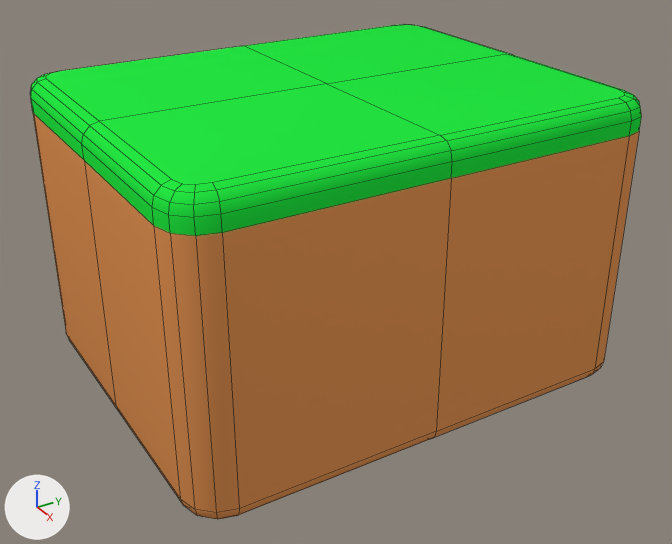
One commit to the Blender file Progetto Unity/FileBlender/TerrainBlock.blend: the scene before it, then after it.
One viewpoint serves both versions: a camera (50 mm lens) standing at (23.4, -15.9, 13.0) and looking at (-0.8, -1.1, -1.4). Arrows for +X, +Y and +Z are at lower left; the lights stay in place. Mesh edges are drawn as thin lines.
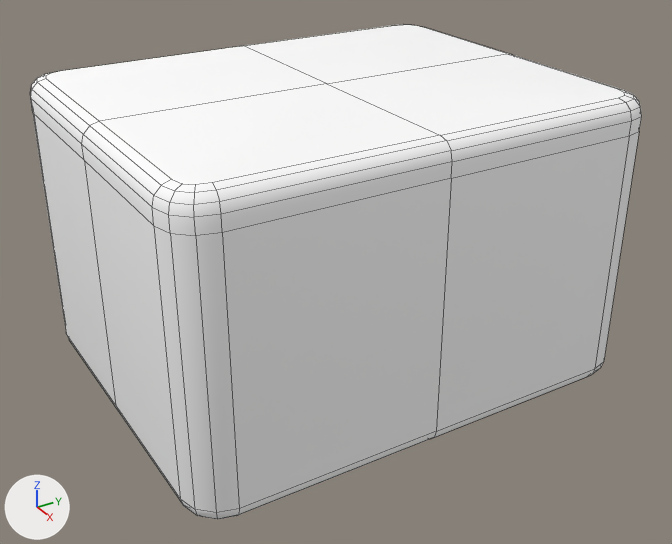
What differs and where, as boxes (x1, y1, x2, y2) in the pictures (672 x 544 px):
'Cube', recoloured
    both: (30, 24, 642, 519)

The change in detail:
Material 'Top' (mat_top) changes colour from green #24e742 to white #ffffff; in linear values from (0.0178, 0.8, 0.0548) to (1.0, 1.0, 1.0).
Material 'Ground' (mat_ground) changes colour from orange #e79656 to white #ffffff; in linear values from (0.8, 0.307, 0.094) to (1.0, 1.0, 1.0).
